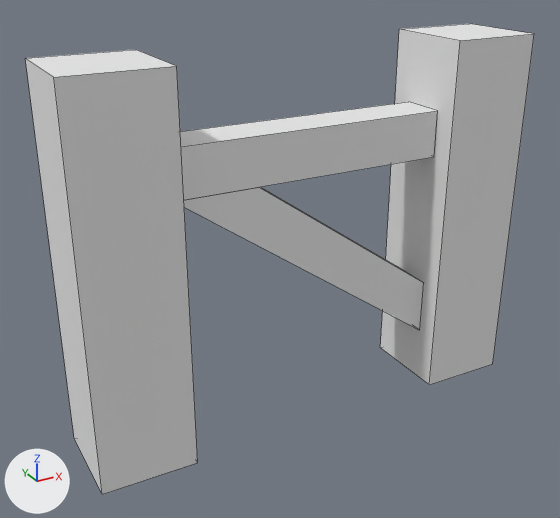
An edit to the OBJ model mods/doors/models/doors_fencegate_closed.obj, drawn before and after from the same camera.
The view is the same before and after, from a 50 mm lens placed at (-0.969, -1.642, 0.777), pointed at (-0.06, 0.009, -0.049). The lights are fixed; the arrows at lower left show +X, +Y and +Z. Mesh edges are drawn as thin lines. Where no turn or scale is listed for an object, it has been applied to the vertices.

Script lines for the objects in view, before the commit:
```python
me_cube_cube_001 = bpy.data.meshes.new('Cube_Cube.001')
me_cube_cube_001.from_pydata(...)  # 32 vertices, 20 faces; spans x -0.625..0.625, y -0.125..0.125, z -0.5..0.5
me_cube_cube_001.materials.append(mat_none)  # white #e7e7e7
ob_cube_cube_001 = bpy.data.objects.new('Cube_Cube.001', me_cube_cube_001)
ob_cube_cube_001.location = (0.0, 0.0, 0.0)
```
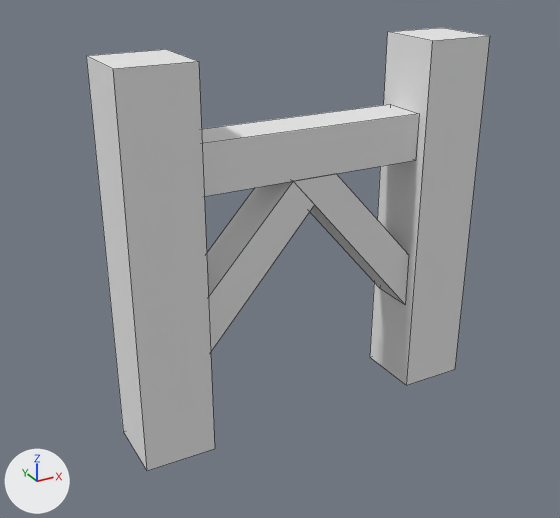
Commit message: Redesign fencegate models

Location of each change, [x1, y1, x2, y2] in pixels of the pictures (560 x 518 px; the box of a moved part takes in the faces that stretch with it):
'Cube_Cube.001', reshaped (21% narrower)
    before: [25, 24, 534, 494]
    after: [86, 28, 490, 471]
part 1 of me_cube_cube_001, added
    after: [86, 49, 215, 471]
part 2 of me_cube_cube_001, added
    after: [370, 28, 490, 385]
part 3 of me_cube_cube_001, moved or reshaped
    before: [180, 102, 438, 200]
    after: [202, 104, 419, 196]
part 4 of me_cube_cube_001, rebuilt (52% narrower, 9% shorter)
    before: [184, 187, 424, 330]
    after: [294, 174, 409, 304]
part 5 of me_cube_cube_001, deleted
    before: [25, 50, 198, 494]
part 6 of me_cube_cube_001, deleted
    before: [380, 24, 534, 385]
part 7 of me_cube_cube_001, added
    after: [207, 181, 314, 351]

The change in detail:
me_cube_cube_001 is used by ob_cube_cube_001; location (0.0, 0.0, 0.0).
Verts and faces of me_cube_cube_001; kept vertices keep their numbers, new ones are numbered from 32.
me_cube_cube_001 had 32 vertices, 20 faces and spanned x -0.625..0.625, y -0.125..0.125, z -0.5..0.5.
me_cube_cube_001 now has 40 vertices, 24 faces and spans x -0.5..0.5, y -0.094..0.094, z -0.5..0.5.
me_cube_cube_001 part 1: a new loose piece, a box spanning x -0.5..-0.312, y -0.094..0.094, z -0.5..0.5, in mat_none (white #e7e7e7).
me_cube_cube_001 part 2: a new loose piece, a box spanning x 0.312..0.5, y -0.094..0.094, z -0.5..0.5, in mat_none (white #e7e7e7).
me_cube_cube_001 part 3: the loose piece of 8 vertices spanning x -0.375..0.375, y -0.062..0.063, z 0.188..0.312 is scaled about its middle by (0.833, 1, 1).
me_cube_cube_001 part 4: the loose piece of 8 vertices spanning x -0.375..0.375, y -0.063..0.063, z -0.344..0.187 is rebuilt with 8 vertices and now spans x -0.062..0.313, y -0.063..0.063, z -0.244..0.187.
me_cube_cube_001 part 5: the loose piece of 8 vertices spanning x -0.625..-0.375, y -0.125..0.125, z -0.5..0.5 is deleted.
me_cube_cube_001 part 6: the loose piece of 8 vertices spanning x 0.375..0.625, y -0.125..0.125, z -0.5..0.5 is deleted.
Part 7, on me_cube_cube_001:
New vertex 32 is at (-0.062, -0.062, 0.187), pixel (293, 181).
New vertex 33 is at (-0.313, -0.063, -0.087).
New vertex 34 is at (-0.312, -0.063, -0.244).
New vertex 35 is at (0.0, -0.062, 0.116), pixel (314, 204).
New vertices 36 to 39 stand at vertices 32 to 35, in that order, plus (0.0, 0.125, 0.0).
New faces: (32, 33, 34, 35), (36, 39, 38, 37), (34, 38, 39, 35), (32, 36, 37, 33).
